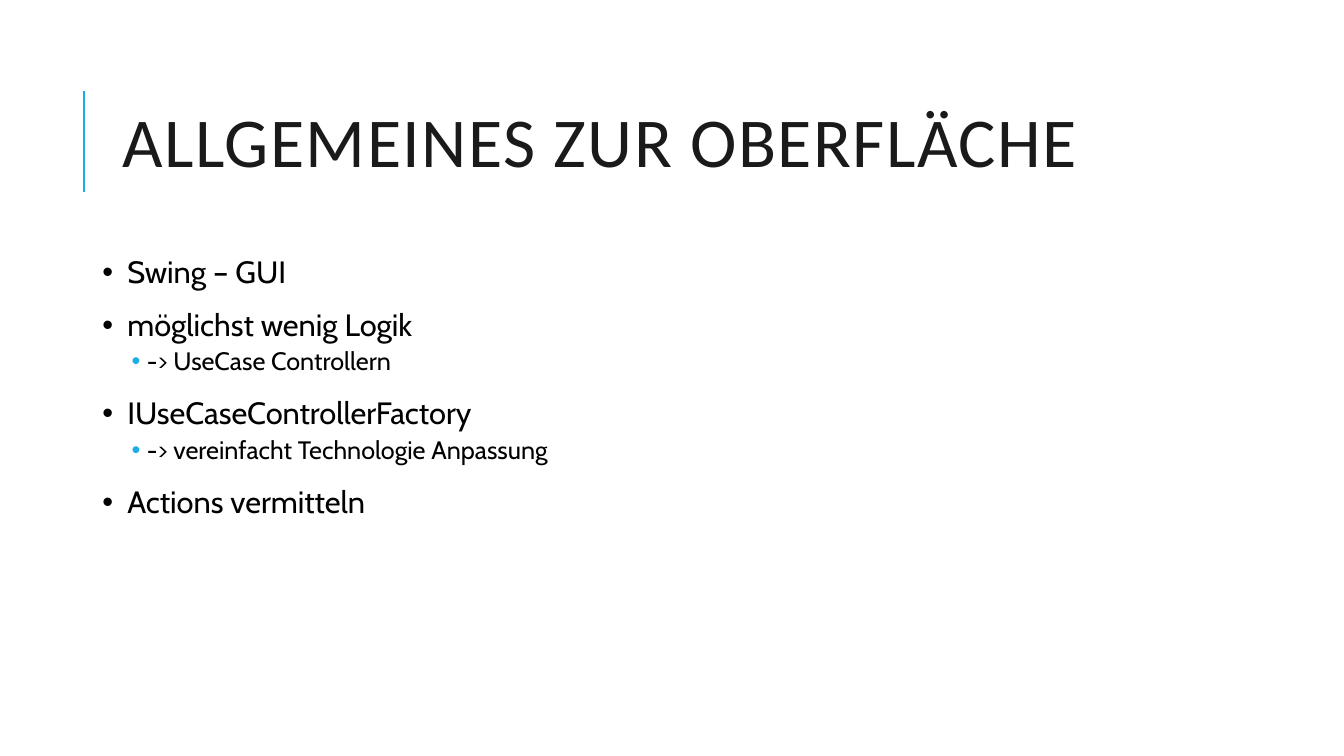
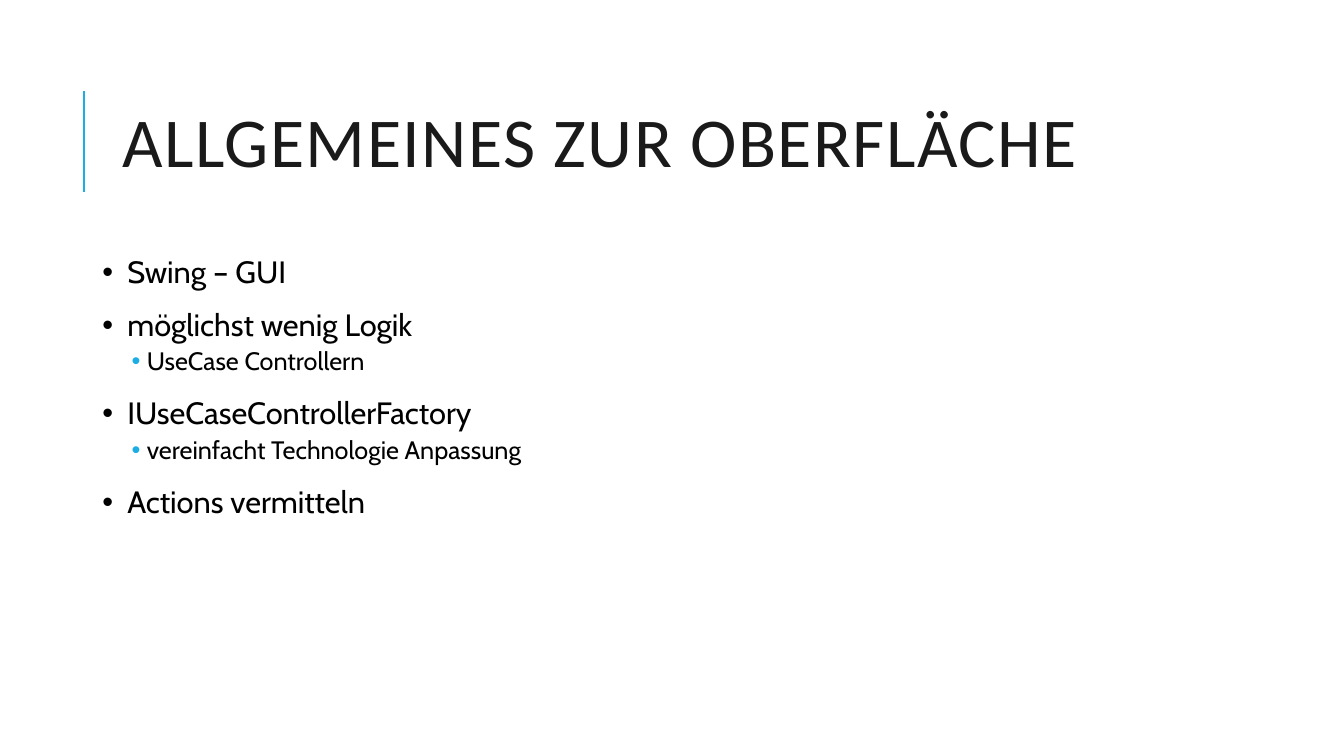
Before and after one commit to Dabjazz/SportsClubManager, a slide deck: slide 28 of Presentation/Presentation.pptx. Drawn at 1344x756 pixels with LibreOffice and Linux fonts; fonts in the diff are those of the drawing. Boxes give left, top, right and bottom in pixels: in the first picture for what was removed or moved away, otherwise in the second. Text is boxed around its words. In the diff, an @@ line names an element or a change of style, - is before the commit and + after.

```diff
--- a/Presentation/Presentation.pptx
+++ b/Presentation/Presentation.pptx
@@ text at [147, 351, 365, 371]: text changed @@
-  • -> UseCase Controllern
+  • UseCase Controllern
@@ text at [147, 440, 521, 465]: text changed @@
-  • -> vereinfacht Technologie Anpassung
+  • vereinfacht Technologie Anpassung
```
Also in this commit, not shown: 2 other slides changed, 1 slide added, 2 slides removed, 1 other file.
